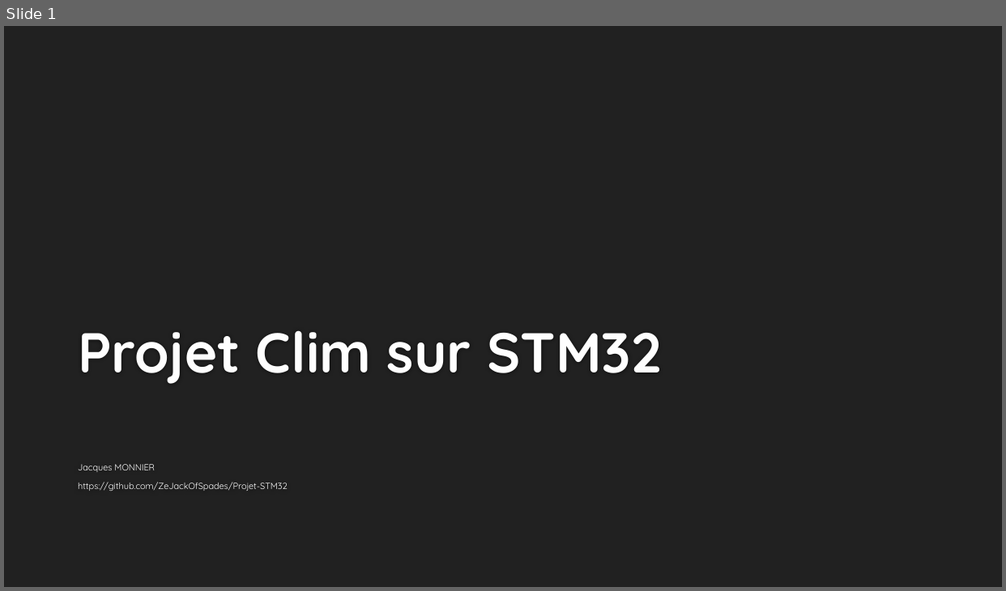
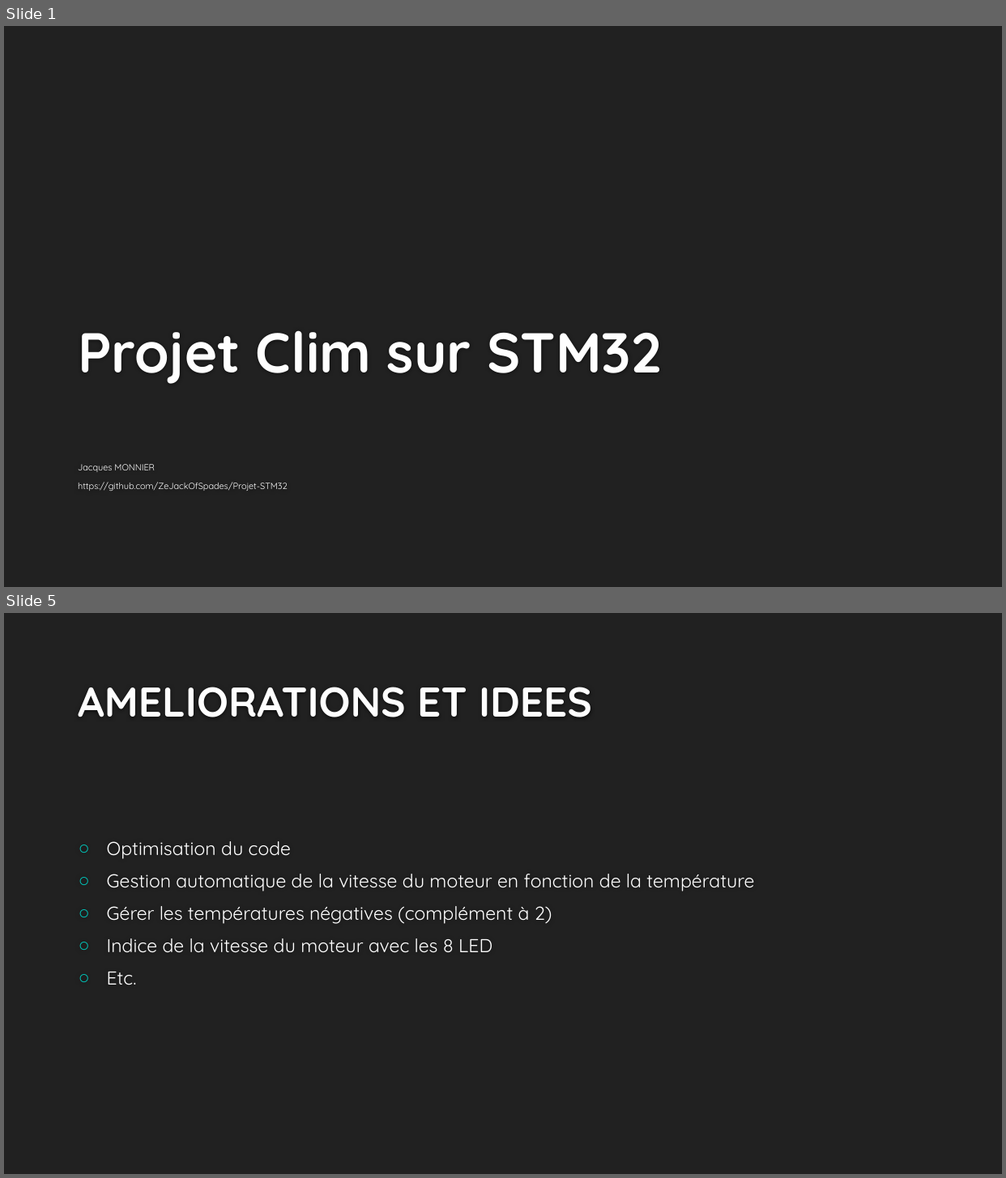
Before and after one commit to ZeJackOfSpades/Projet-STM32, a slide deck: Presentation/ProjetSTM32.pptx. Shown one above the other, each under a label of ours: slide 1 before the commit, slides 1 and 5 after it; the slides between them are not shown. The pictures are 1006x591 and 1006x1178 pixels, drawn with LibreOffice and Linux fonts; fonts in the diff are those of the drawing; background and template pictures are left out. Boxes give left, top, right and bottom in pixels: in the first picture for what was removed or moved away, otherwise in the second. Text is boxed around its words. In the diff, an @@ line names an element or a change of style, - is before the commit and + after.

```diff
--- a/Presentation/ProjetSTM32.pptx
+++ b/Presentation/ProjetSTM32.pptx
@@ slide 5 added at box(4, 613, 1002, 1174), background #212121 @@
@@ title added at box(78, 687, 592, 717), 40 pt, text #FEFEFE, bold @@
+AMELIORATIONS ET IDEES
@@ text added at box(107, 841, 754, 986), 18 pt, text #FFFFFF @@
+○ Optimisation du code
+○ Gestion automatique de la vitesse du moteur en fonction de la température
+○ Gérer les températures négatives (complément à 2)
+○ Indice de la vitesse du moteur avec les 8 LED
+○ Etc.
```
Also in this commit, not shown: 3 slides changed, 1 other file.
